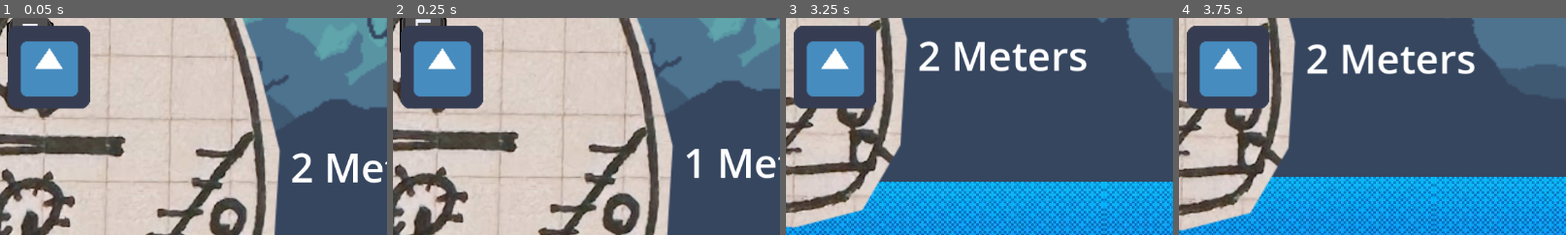
Above: before the commit, frames 1-4 (left to right).
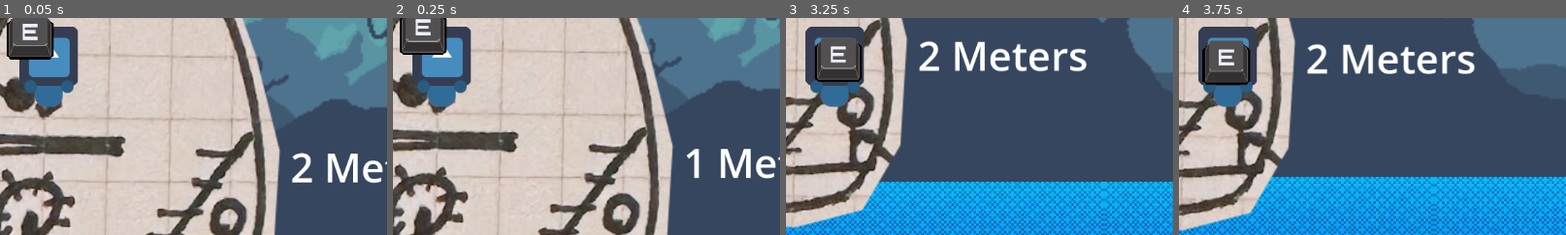
Above: after the commit, the same moments.

Repository: calzila/GGJ_2025
Game: Godot game, scene res://Overworld.tscn
Same seed, same stepped clock (60 frames per second), same inputs: the game is played once before the commit and once after it. The engine's default icon, where the game draws it, is replaced by a stand-in: a white triangle on a blue panel in a dark square.
Inputs:
- Up to frame 1 (0.05 s): no input
- Up to frame 2 (0.25 s): no input
- Up to frame 3 (3.25 s): tap Enter (ui_accept) at 0.5, 0.77, 1.52, 3.02 s; hold D (move_right) 0.53-2.03 s; hold A (move_left) 2.03-2.78 s; hold D (move_right) from 2.78 s (still down)
- Up to frame 4 (3.75 s): keep holding D (move_right)
The pictures show only the part of the screen within x 44-94%, y 39-89%; the shares and areas given below are measured in that part.

The runs differ from the first frame. In frame 1, 6.7% of the frame differs, in the area x 2-24%, y 3-42%; in frame 2, 6.7%; in frame 3, 6.9%; in frame 4, 6.9%.

Commit message:
Setting up godot guy mesh

Diff:
--- a/Character.tscn
+++ b/Character.tscn
@@ -1,7 +1,9 @@
-[gd_scene load_steps=4 format=3 uid="uid://drfnwotp86vlp"]
+[gd_scene load_steps=6 format=3 uid="uid://drfnwotp86vlp"]
 
 [ext_resource type="Script" path="res://character.gd" id="1_4636m"]
 [ext_resource type="Texture2D" uid="uid://b1m8c84fjpng8" path="res://Godot_Trans.png" id="2_un2gu"]
+[ext_resource type="Texture2D" uid="uid://bt5vwvbqq5c25" path="res://Godot_Body.png" id="3_dua17"]
+[ext_resource type="Texture2D" uid="uid://5wn2wow38gd0" path="res://Godot_Hand.png" id="4_gkys5"]
 
 [sub_resource type="RectangleShape2D" id="RectangleShape2D_52wfu"]
 size = Vector2(128, 128)
@@ -12,10 +14,26 @@
 max_contacts_reported = 1
 script = ExtResource("1_4636m")
 
-[node name="Icon" type="Sprite2D" parent="."]
-position = Vector2(2.86102e-06, -65.5)
-scale = Vector2(1.27083, 1.28125)
+[node name="Body" type="Sprite2D" parent="."]
+z_index = -1
+position = Vector2(0, -32.835)
+scale = Vector2(0.821289, 0.834808)
+texture = ExtResource("3_dua17")
+
+[node name="Head" type="Sprite2D" parent="Body"]
+position = Vector2(0, -58.8938)
+scale = Vector2(1.10345, 1.09448)
 texture = ExtResource("2_un2gu")
+
+[node name="Hand_L" type="Sprite2D" parent="Body"]
+position = Vector2(-33.33, -4.602)
+scale = Vector2(1.2, 1.2)
+texture = ExtResource("4_gkys5")
+
+[node name="Hand_R" type="Sprite2D" parent="Body"]
+position = Vector2(33.33, -4.6)
+scale = Vector2(1.2, 1.2)
+texture = ExtResource("4_gkys5")
 
 [node name="CollisionShape2D" type="CollisionShape2D" parent="."]
 position = Vector2(0, -66)
Not shown, added: Godot_Body.png.import
Binary file changed: Godot_Hand.png
Not shown, added: Godot_Hand.png.import
